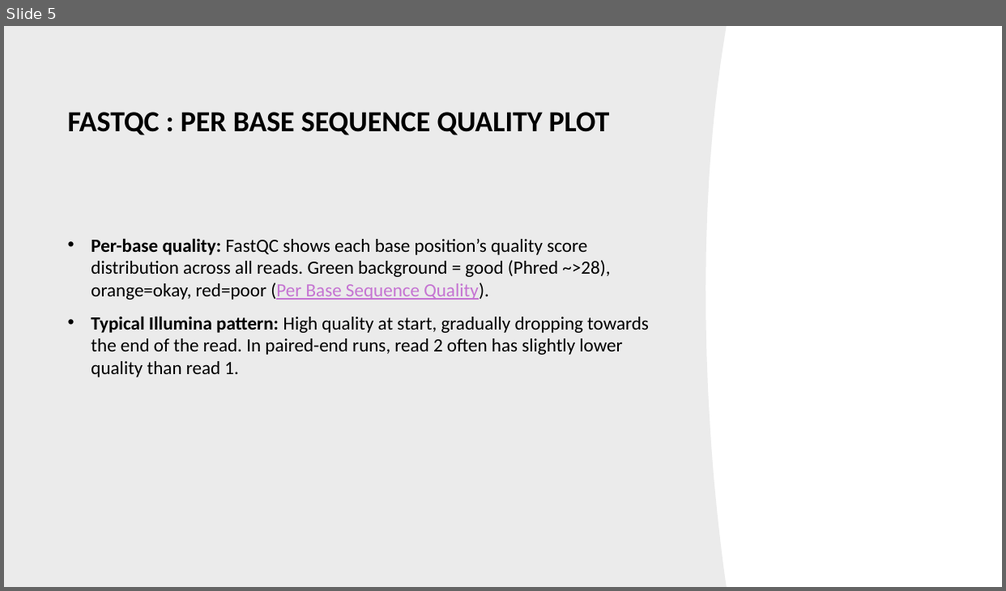
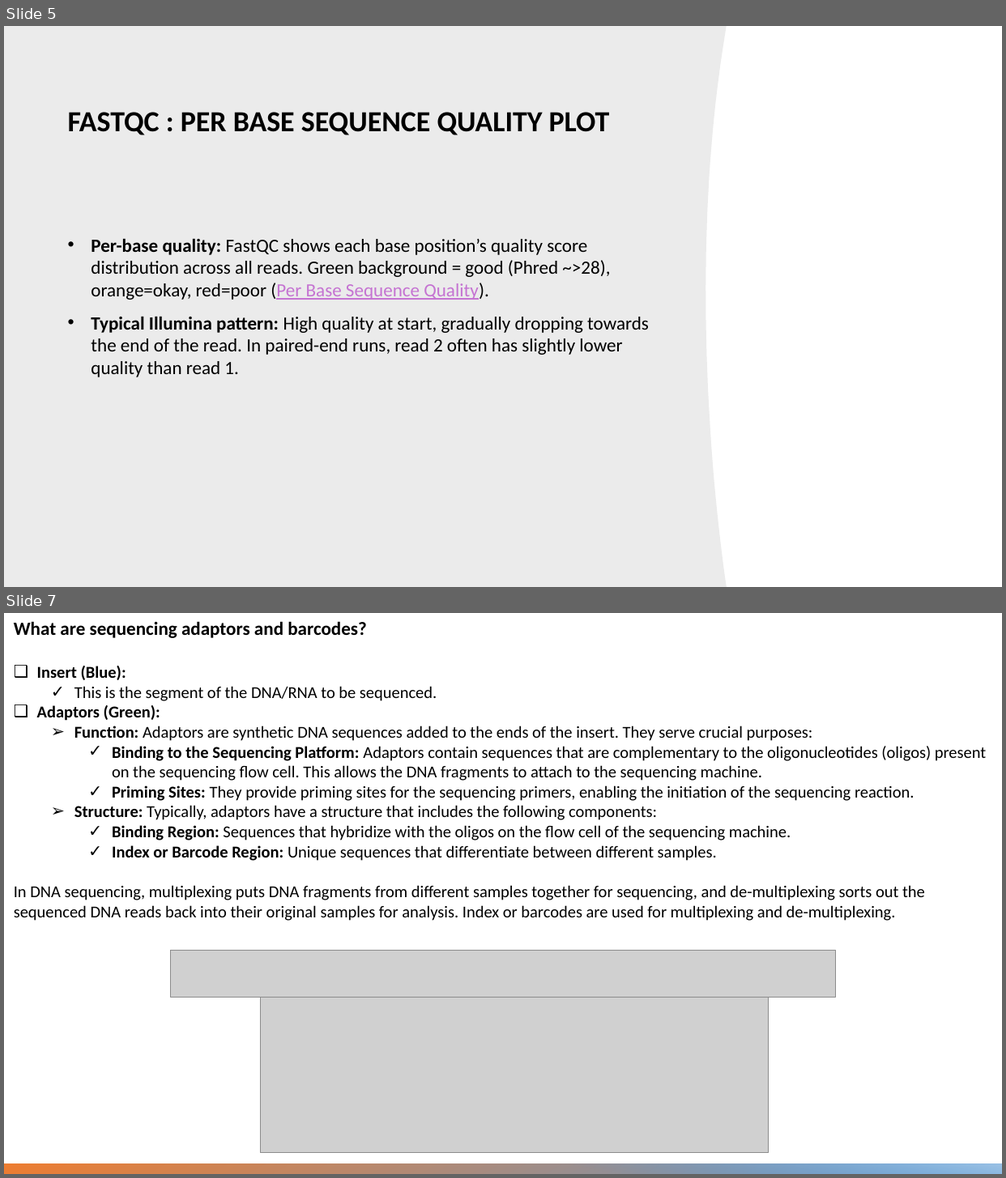
Before and after one commit to Arash-Iranzadeh/Microbial-Genomics, a slide deck: docs/QC_cleaning_speciesIdentification.pptx. Shown one above the other, each under a label of ours: slide 5 before the commit, slides 5 and 7 after it; the slides between them are not shown. The pictures are 1006x591 and 1006x1178 pixels, drawn with LibreOffice and Linux fonts; fonts in the diff are those of the drawing; grey boxes stand for pictures; background and template pictures are left out. Boxes give left, top, right and bottom in pixels: in the first picture for what was removed or moved away, otherwise in the second. Text is boxed around its words. In the diff, an @@ line names an element or a change of style, - is before the commit and + after.

Commit message:
Adding QC slides

```diff
--- a/docs/QC_cleaning_speciesIdentification.pptx
+++ b/docs/QC_cleaning_speciesIdentification.pptx
@@ slide 7 added at box(4, 613, 1002, 1174), background #FFFFFF @@
@@ text added at box(14, 621, 986, 921), 16 pt, text #000000 @@
+What are sequencing adaptors and barcodes?
+❑ Insert (Blue):
+  ✓ This is the segment of the DNA/RNA to be sequenced.
+❑ Adaptors (Green):
+  ➢ Function: Adaptors are synthetic DNA sequences added to the ends of the insert. They serve crucial purposes:
+    ✓ Binding to the Sequencing Platform: Adaptors contain sequences that are complementary to the oligonucleotides (oligos) present on the sequencing flow cell. This allows the DNA fragments to attach to the sequencing machine.
+    ✓ Priming Sites: They provide priming sites for the sequencing primers, enabling the initiation of the sequencing reaction.
+  ➢ Structure: Typically, adaptors have a structure that includes the following components:
+    ✓ Binding Region: Sequences that hybridize with the oligos on the flow cell of the sequencing machine.
+    ✓ Index or Barcode Region: Unique sequences that differentiate between different samples.
+In DNA sequencing, multiplexing puts DNA fragments from different samples together for sequencing, and de-multiplexing sorts out the sequenced DNA reads back into their original samples for analysis. Index or barcodes are used for multiplexing and de-multiplexing.
@@ picture added at box(171, 951, 836, 997) @@
@@ picture added at box(260, 995, 769, 1152) @@
@@ rectangle added at box(4, 1165, 1002, 1174), fill gradient #5B9BD5 to #ED7D31 @@
@@ rectangle added at box(518, 1165, 1002, 1174), fill gradient #5B9BD5 to #9DC3E6 @@
```
Also in this commit, not shown: 1 slide removed.
